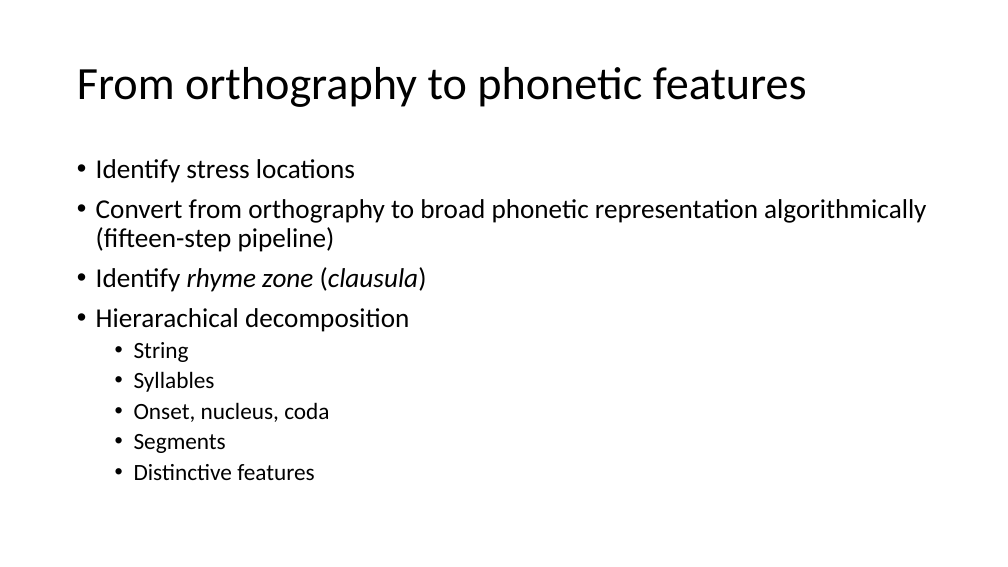
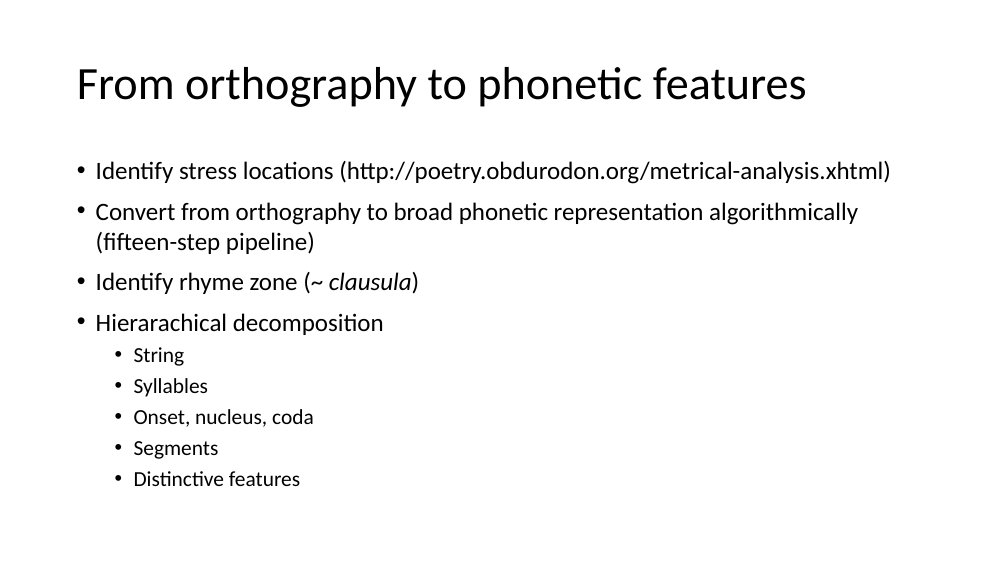
Before and after one commit to Data-Science-for-Linguists-2019/russian_rhyme, a slide deck: slide 14 of 2019-04-11_presentation.pptx (slide 12 before the commit). Drawn at 1008x567 pixels with LibreOffice and Linux fonts; fonts in the diff are those of the drawing. Boxes give left, top, right and bottom in pixels: in the first picture for what was removed or moved away, otherwise in the second. Text is boxed around its words. In the diff, an @@ line names an element or a change of style, - is before the commit and + after.

```diff
--- a/2019-04-11_presentation.pptx
+++ b/2019-04-11_presentation.pptx
@@ text at bbox=[96, 161, 891, 184]: text changed; size 25.9 to 23.8 pt @@
-• Identify stress locations
+• Identify stress locations (http://poetry.obdurodon.org/metrical-analysis.xhtml)
@@ text at bbox=[96, 202, 858, 486]: size 25.9 to 23.8 pt in "Convert from orthography to broad phonetic representation ...", "Hierarachical decomposition"; size 22.2 to 20.4 pt in "String", "Syllables", "Onset, nucleus, coda", "Segments" and 1 more places; line spacing 0.9 to 1 @@
@@ text at bbox=[96, 272, 419, 294]: text changed; size 25.9 to 23.8 pt; italic off @@
-• Identify rhyme zone (clausula)
+• Identify rhyme zone (~ clausula)
```
Also in this commit, not shown: 10 other slides changed, 8 slides added, 3 slides removed.
